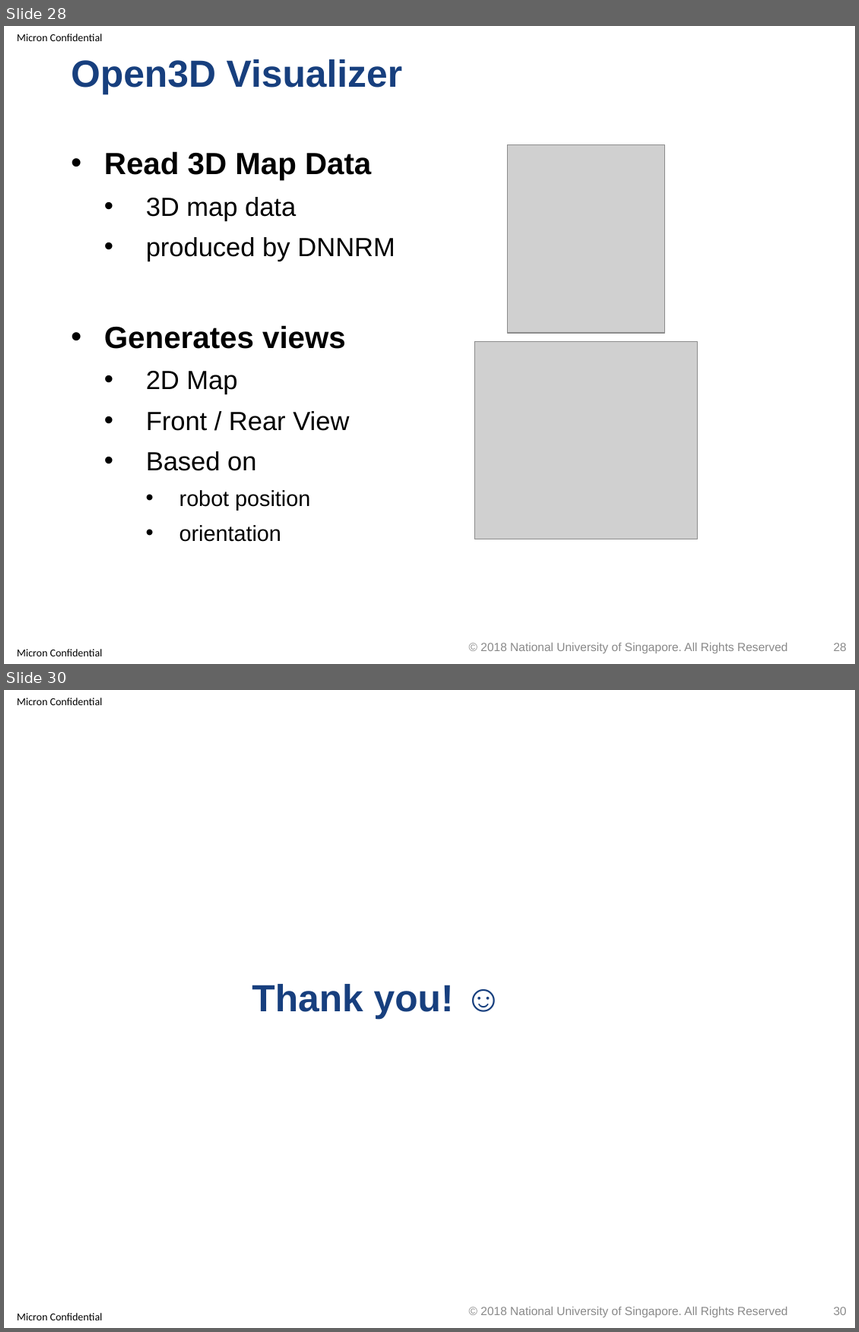
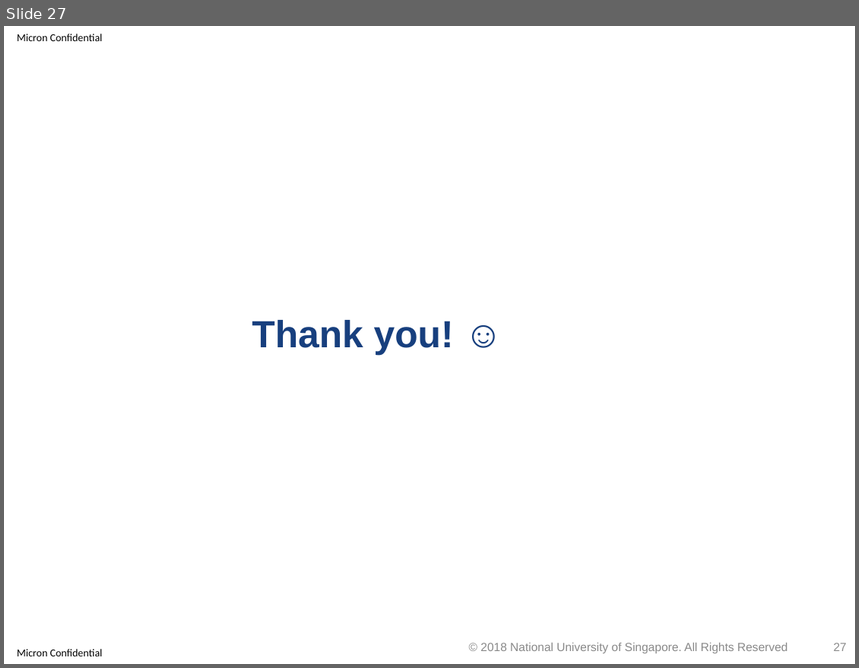
Before and after one commit to optimusium/3dscan, a slide deck: PracticeModule_Presentation.pptx. Shown one above the other, each under a label of ours: slides 28 and 30 before the commit, slide 27 after it; the slides between them are not shown. The pictures are 859x1332 and 859x668 pixels, drawn with LibreOffice and Linux fonts; fonts in the diff are those of the drawing; grey boxes stand for pictures; background and template pictures are left out. Boxes give left, top, right and bottom in pixels: in the first picture for what was removed or moved away, otherwise in the second. Text is boxed around its words. In the diff, an @@ line names an element or a change of style, - is before the commit and + after.

```diff
--- a/PracticeModule_Presentation.pptx
+++ b/PracticeModule_Presentation.pptx
@@ slide 28 removed at bbox=[4, 26, 855, 664], background #FFFFFF; not listed: 2 template elements that a slide beside it also shows @@
@@ title removed at bbox=[71, 59, 402, 94] @@
-Open3D Visualizer
@@ text removed at bbox=[104, 151, 395, 542] @@
-• Read 3D Map Data
-  • 3D map data
-  • produced by DNNRM
-• Generates views
-  • 2D Map
-  • Front / Rear View
-  • Based on
-    • robot position
-    • orientation
@@ picture removed at bbox=[507, 145, 664, 333] @@
@@ picture removed at bbox=[474, 342, 698, 539] @@
@@ text removed at bbox=[481, 643, 788, 654] @@
-© 2018 National University of Singapore. All Rights Reserved
@@ page number removed at bbox=[834, 643, 847, 651] @@
-28
@@ what was slide 30 is now slide 27 @@
@@ page number at bbox=[834, 643, 847, 651]: text changed @@
-30
+27
```
Also in this commit, not shown: 2 slides changed, 2 other slides removed, 1 other file.
